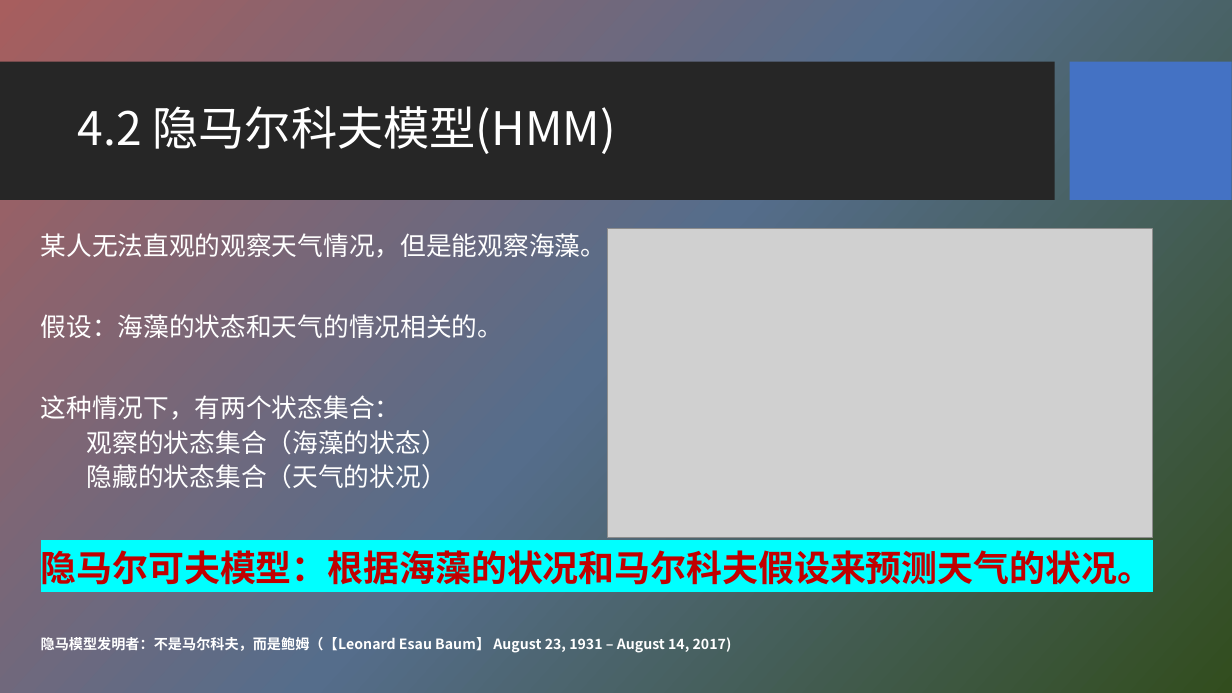
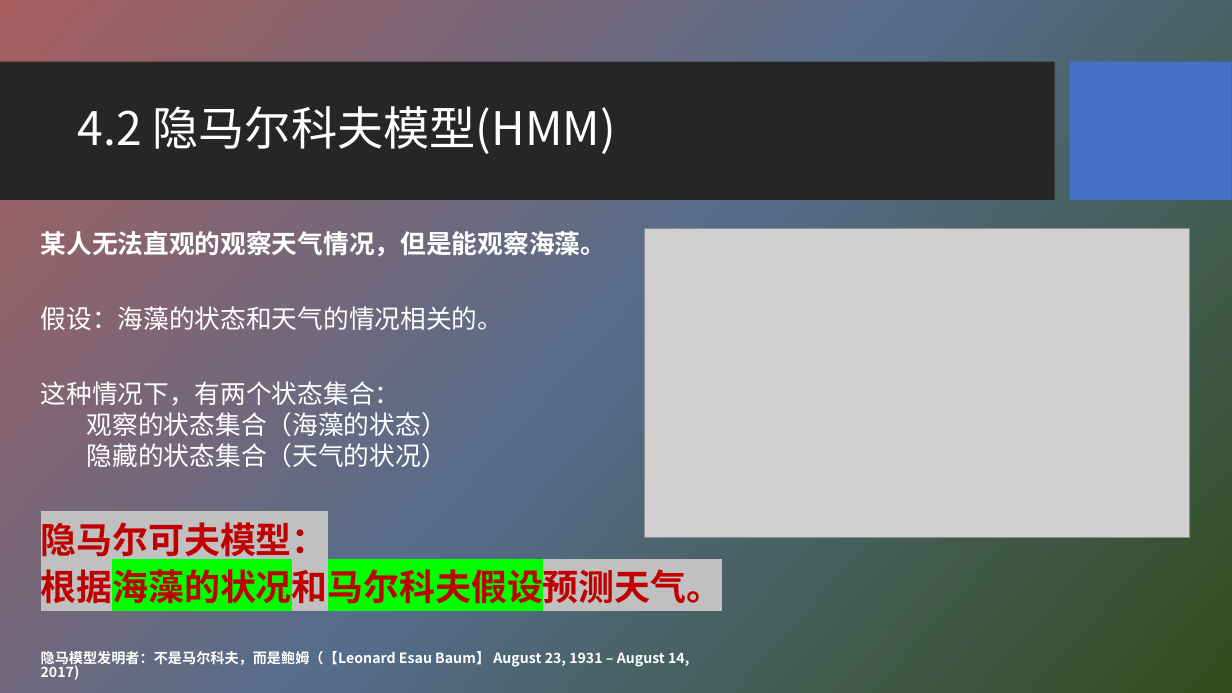
Before and after one commit to HBU/NLP_PPT, a slide deck: slide 8 of PPT-2020/ch04 隐马尔科夫模型.pptx. Drawn at 1232x693 pixels with LibreOffice and Linux fonts; fonts in the diff are those of the drawing; grey boxes stand for pictures; background and template pictures are left out. Boxes give left, top, right and bottom in pixels: in the first picture for what was removed or moved away, otherwise in the second. Text is boxed around its words. In the diff, an @@ line names an element or a change of style, - is before the commit and + after.

```diff
--- a/PPT-2020/ch04 隐马尔科夫模型.pptx
+++ b/PPT-2020/ch04 隐马尔科夫模型.pptx
@@ text at <box>41,226,689,680</box>: bold on in "某人无法直观的观察天气情况，但是能观察海藻。"; line spacing 0.9 to 0.8 @@
@@ picture: place and size @@
-picture at <box>607,229,1153,538</box>
+picture at <box>645,229,1190,538</box>
@@ text at <box>41,522,723,610</box>: text changed @@
-隐马尔可夫模型：根据海藻的状况和马尔科夫假设来预测天气的状况。
+隐马尔可夫模型：
+根据海藻的状况和马尔科夫假设预测天气。
```
Also in this commit, not shown: 15 other slides changed, 1 other file.
